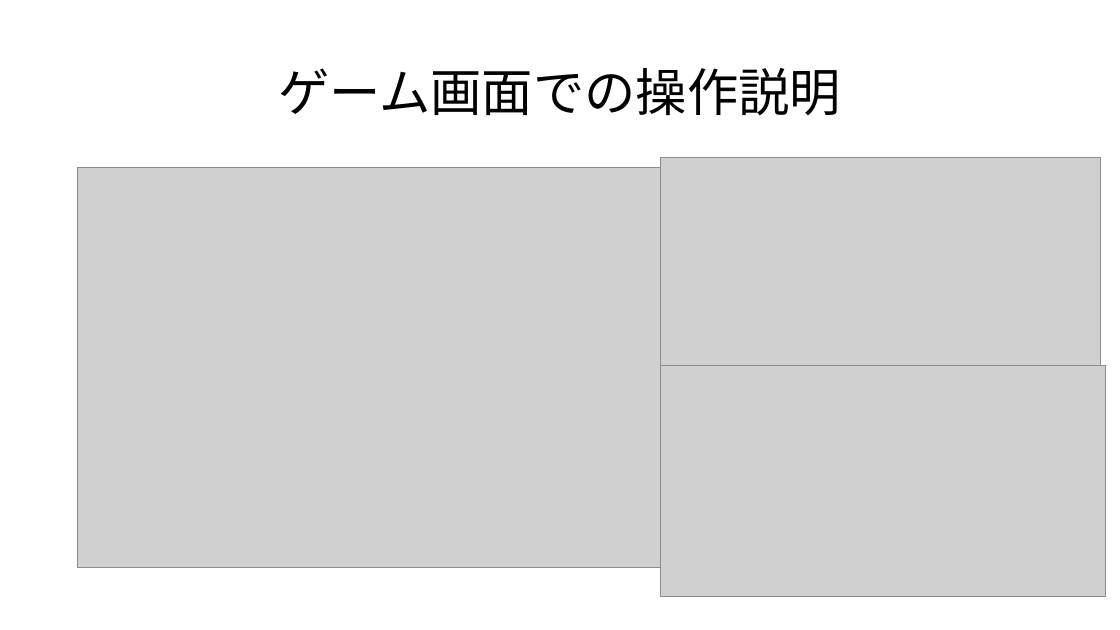
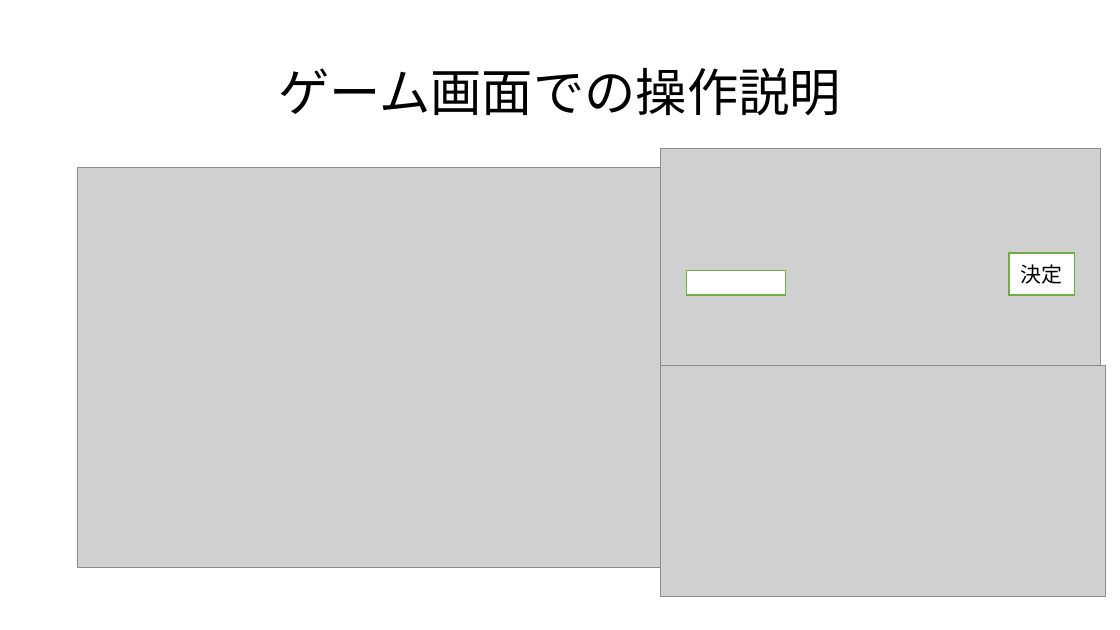
Before and after one commit to taishikamizaki/GameMain, a slide deck: slide 2 of 提出用ファイル/操作_215_はまぐり.pptx. Drawn at 1120x630 pixels with LibreOffice and Linux fonts; fonts in the diff are those of the drawing; grey boxes stand for pictures. Boxes give left, top, right and bottom in pixels: in the first picture for what was removed or moved away, otherwise in the second. Text is boxed around its words. In the diff, an @@ line names an element or a change of style, - is before the commit and + after.

Commit message:
パワポ更新

```diff
--- a/提出用ファイル/操作_215_はまぐり.pptx
+++ b/提出用ファイル/操作_215_はまぐり.pptx
@@ picture: place and size @@
-picture at bbox=[660, 158, 1100, 381]
+picture at bbox=[660, 149, 1100, 371]
@@ rectangle added at bbox=[1009, 253, 1075, 295], fill #FFFFFF, outline #70AD47 1 pt, 18 pt, text #000000 @@
+決定
@@ rectangle added at bbox=[686, 271, 786, 296], fill #FFFFFF, outline #70AD47 1 pt @@
```
